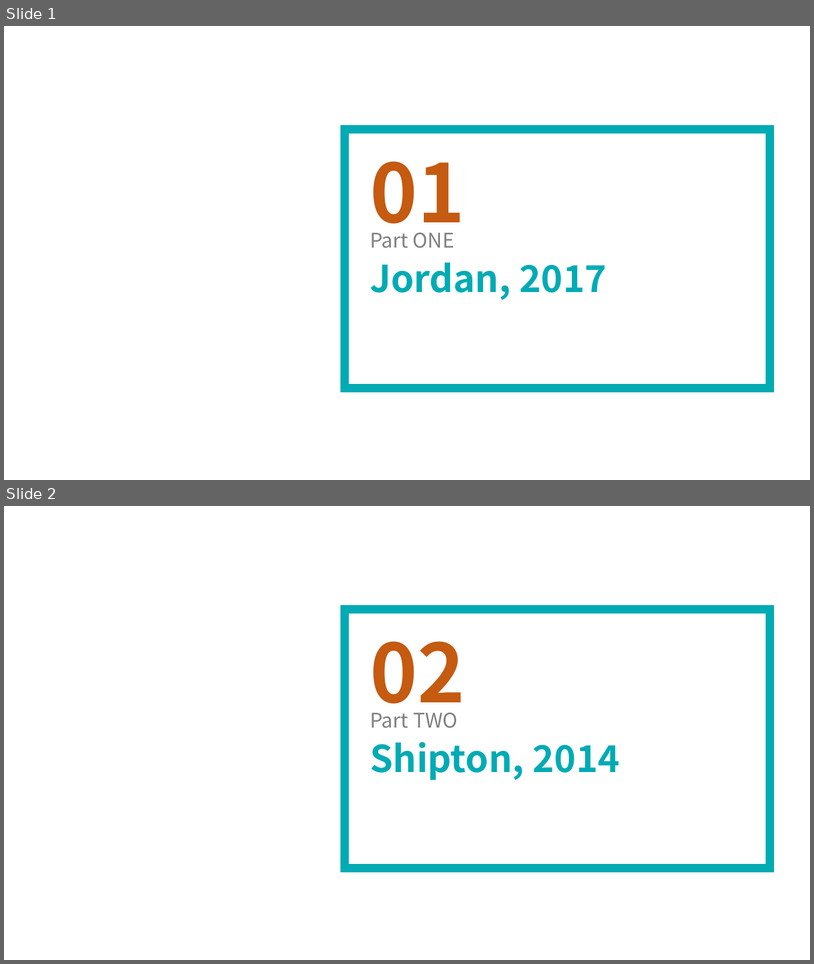
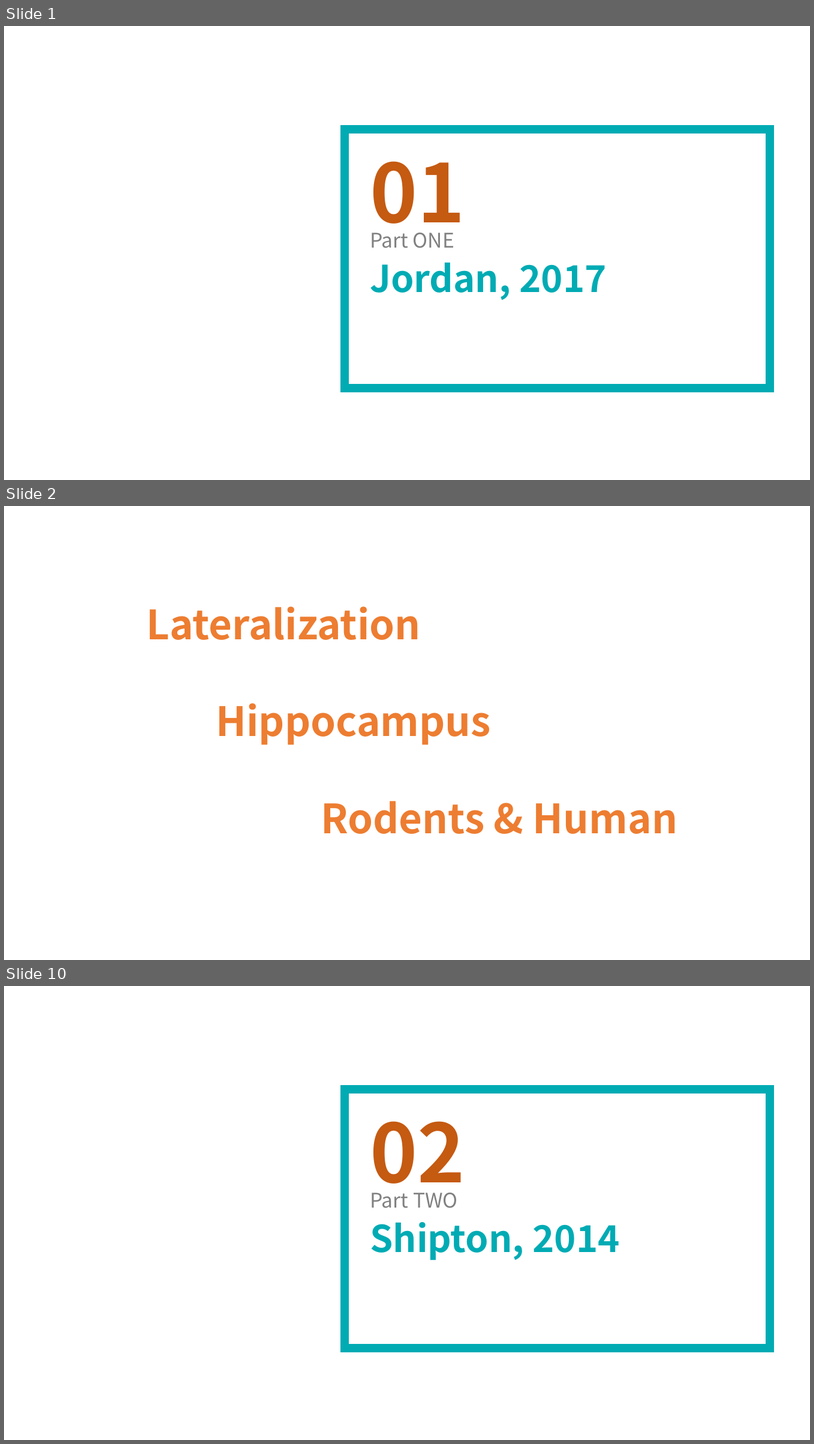
Before and after one commit to lsyoath/sheepy, a slide deck: Event/Lateralization.pptx. Shown one above the other, each under a label of ours: slides 1 and 2 before the commit, slides 1, 2 and 10 after it; the slides between them are not shown. The pictures are 814x964 and 814x1444 pixels, drawn with LibreOffice and Linux fonts; fonts in the diff are those of the drawing. Boxes give left, top, right and bottom in pixels: in the first picture for what was removed or moved away, otherwise in the second. Text is boxed around its words. In the diff, an @@ line names an element or a change of style, - is before the commit and + after.

```diff
--- a/Event/Lateralization.pptx
+++ b/Event/Lateralization.pptx
@@ slide 2 added at (4,506,810,960), background #FFFFFF @@
@@ text added at (147,606,678,834), 48 pt, text #ED7D31, bold @@
+Lateralization
+Hippocampus
+Rodents & Human
@@ what was slide 2 is now slide 10 @@
```
Also in this commit, not shown: 3 slides changed, 8 other slides added, 1 slide removed.
